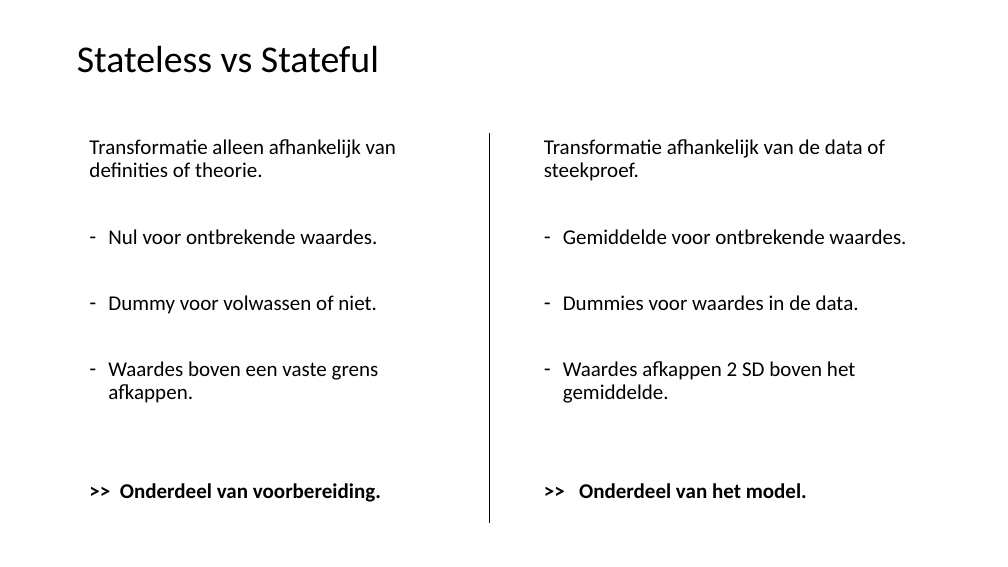
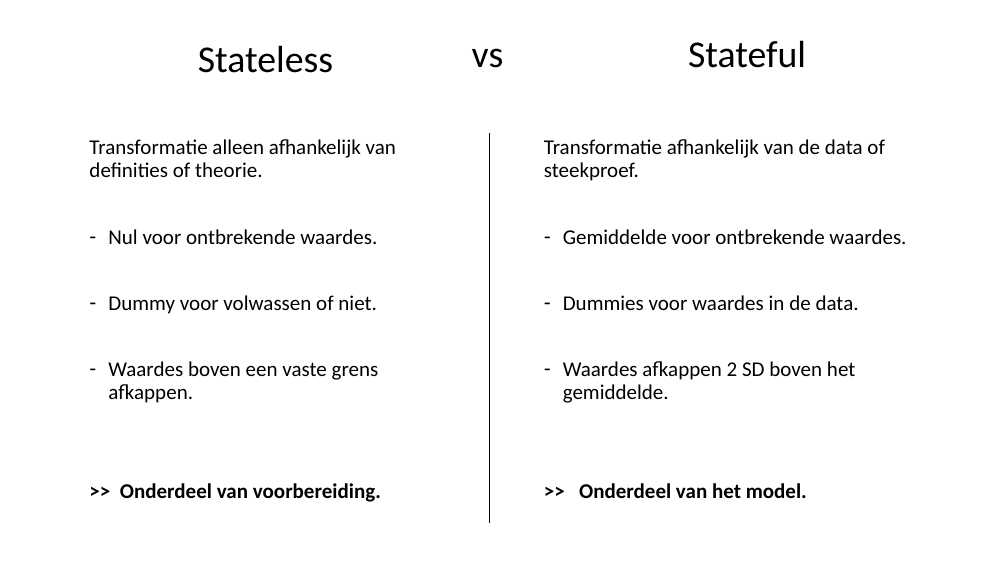
Before and after one commit to LFKoning/knowledge-sharing, a slide deck: slide 13 of python_trainees/4_scikit_learn/python_traineeship_4.pptx. Drawn at 1008x567 pixels with LibreOffice and Linux fonts; fonts in the diff are those of the drawing. Boxes give left, top, right and bottom in pixels: in the first picture for what was removed or moved away, otherwise in the second. Text is boxed around its words. In the diff, an @@ line names an element or a change of style, - is before the commit and + after.

```diff
--- a/python_trainees/4_scikit_learn/python_traineeship_4.pptx
+++ b/python_trainees/4_scikit_learn/python_traineeship_4.pptx
@@ title at (x1=198, y1=45, x2=333, y2=73): text changed @@
-Stateless vs Stateful
+Stateless
@@ text added at (x1=472, y1=48, x2=504, y2=68), 36 pt, text #000000 @@
+vs
@@ text added at (x1=688, y1=40, x2=806, y2=68), 36 pt, text #000000 @@
+Stateful
```
Also in this commit, not shown: 13 other slides changed, 4 slides added, 1 slide removed, 8 other files.
